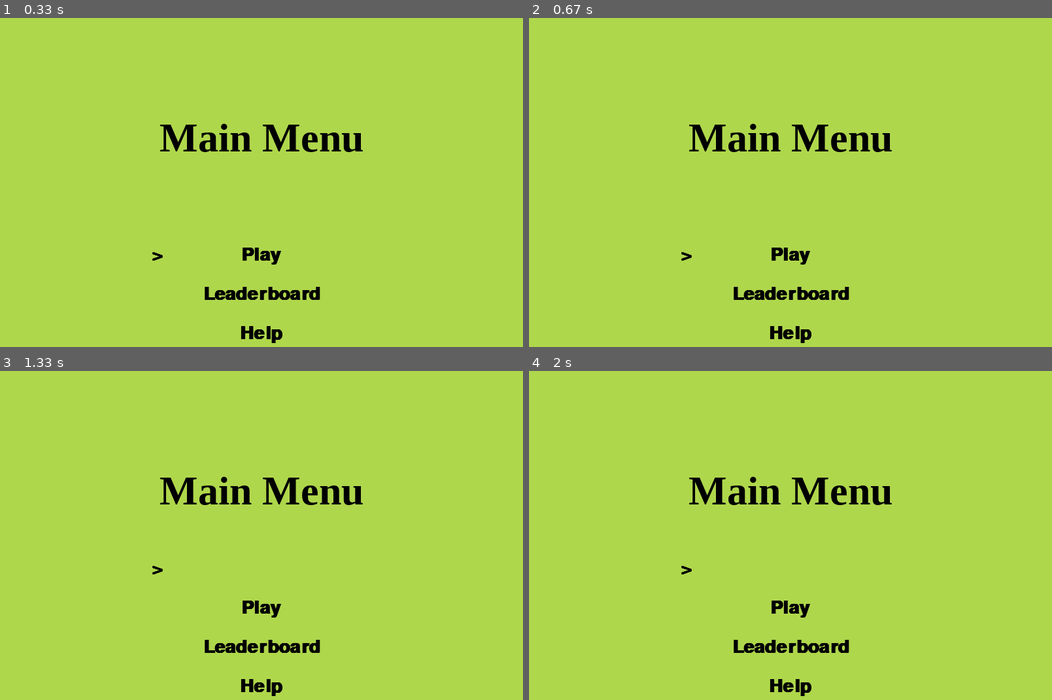
Above: before the commit, frames 1-4 (two rows, left to right).
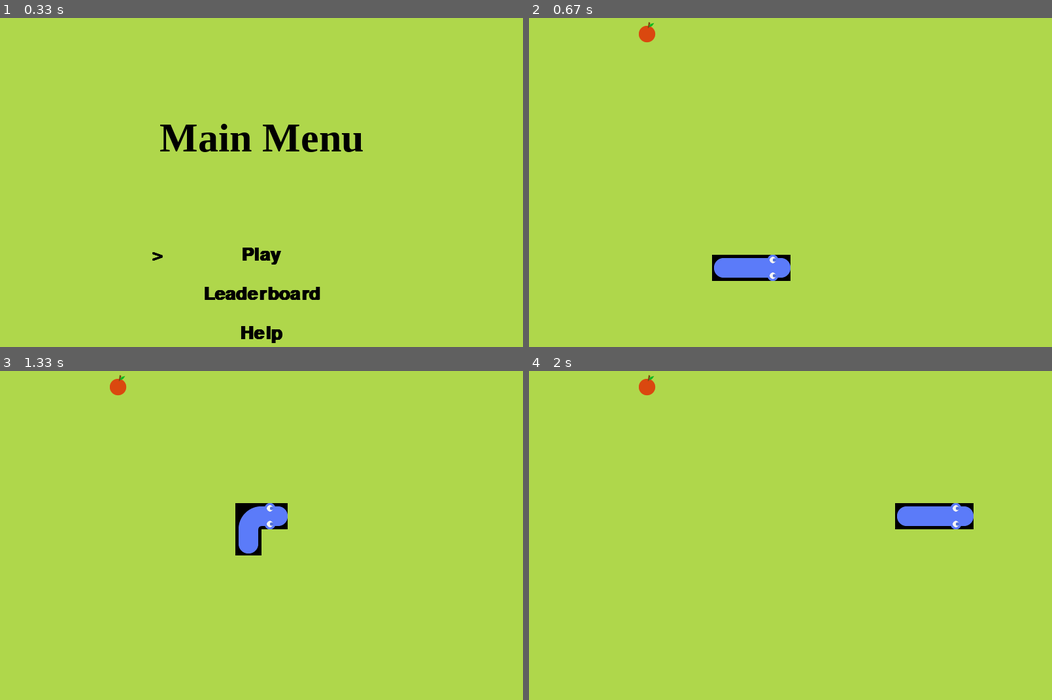
Above: after the commit, the same moments.

Repository: tenos200/snakePygame
Game: pygame game, started from snake.py
Same seed, same stepped clock (60 frames per second), same inputs: the game is played once before the commit and once after it.
Inputs:
- Up to frame 1 (0.33 s): no input
- Up to frame 2 (0.67 s): tap Enter at 0.33 s
- Up to frame 3 (1.33 s): hold Up 0.67-1.13 s; hold Right from 1.17 s (still down)
- Up to frame 4 (2 s): release Right at 1.63 s

Frame 1 is identical in both runs. In frame 2, 3.7% of the frame differs, in the area x 21-70%, y 1-99%; in frame 3, 3.7%; in frame 4, 3.7%, in the area x 21-85%, y 1-99%.

Commit message:
added some minor features for the menu, game can now be started from menu

Diff:
--- a/snake.py
+++ b/snake.py
@@ -5,6 +5,8 @@
 import random
 
 #to do -
+#fix bug where you can exit game and get back to menu but not enter game again
+#fix uncentered text in game over menu
 #fix cursor in menu
 #fix so you can start from menu
 #fix case for animation when in top right and left screen
@@ -43,6 +45,9 @@
     def __init__(self):
         self.cursor_x = cell_number*cell_size / 2 - 160
         self.cursor_y = cell_number*cell_size / 2
+        self.top_cursor = cell_number*cell_size / 2
+        self.bottom_cursor = cell_number*cell_size / 2 + 120
+        self.mid_cursor = cell_number*cell_size / 2 + 60
         self.move_down = 60
         self.move_up = -60
         self.game = Game()
@@ -67,10 +72,26 @@
                     pg.quit()
                     sys.exit()
                 elif event.type == pg.KEYDOWN:
-                    if event.key == pg.K_UP:
-                        self.cursor_y+=self.move_up
+
+                    if event.key == pg.K_RETURN:
+                        if self.cursor_y == self.top_cursor:
+                            self.game.run()
+                        elif self.cursor_y == self.mid_cursor:
+                            #add feature here
+                            print('leaderboard')
+                        elif self.cursor_y == self.bottom_cursor:
+                            #add feature here
+                            print('Help')
+                    elif event.key == pg.K_UP:
+                        if self.cursor_y == self.top_cursor:
+                            self.cursor_y = self.bottom_cursor
+                        else:
+                            self.cursor_y+=self.move_up
                     elif event.key == pg.K_DOWN:
-                        self.cursor_y+=self.move_down
+                        if self.cursor_y == self.bottom_cursor:
+                            self.cursor_y = self.top_cursor
+                        else:
+                            self.cursor_y+=self.move_down
 
             self.draw_elements()
             self.draw_cursor()
@@ -361,12 +382,10 @@
                 if event.type == pg.KEYDOWN:
                     if self.game_over_menu:
                         if event.key == pg.K_q:
-                            pg.quit()
-                            sys.exit()
+                            self.game_run = False
                         if event.key == pg.K_r:
                             self.game_over_menu = False
                             self.snake.reset()
-                            del self
                     if event.key == pg.K_RIGHT:
                         if self.snake.movement.x != -1:
                             self.snake.movement = v2(1, 0)
